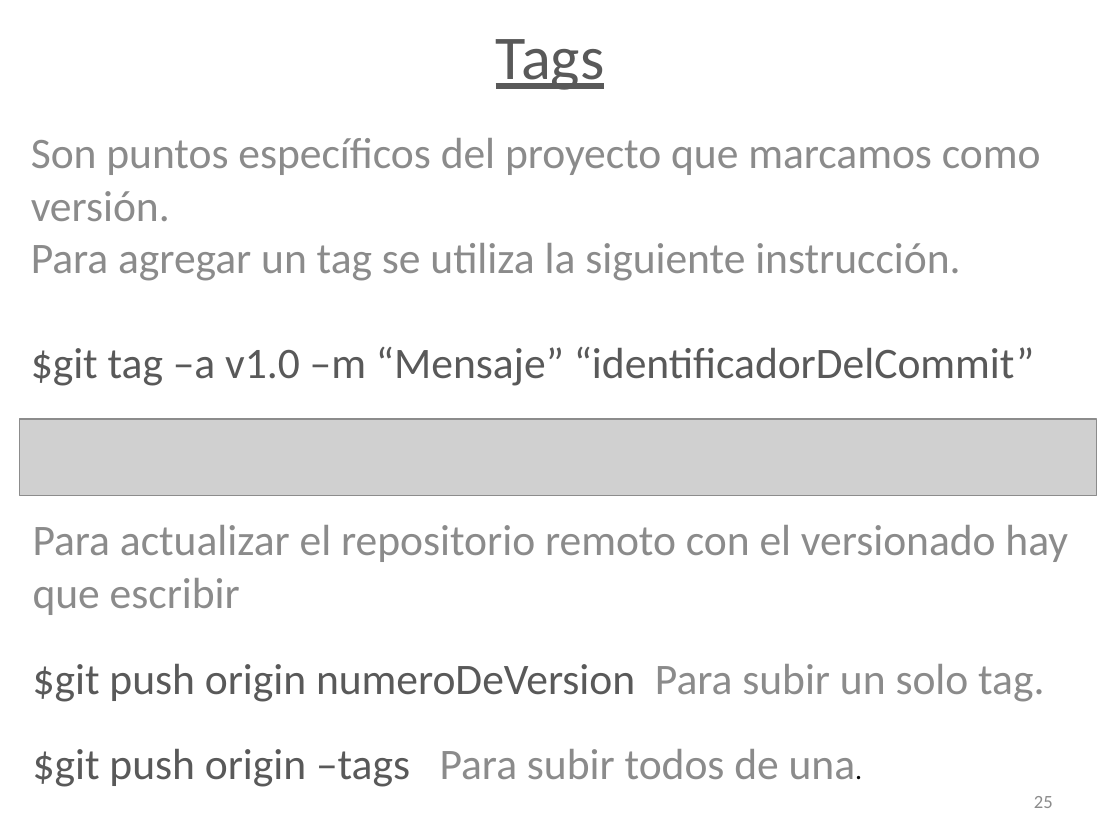
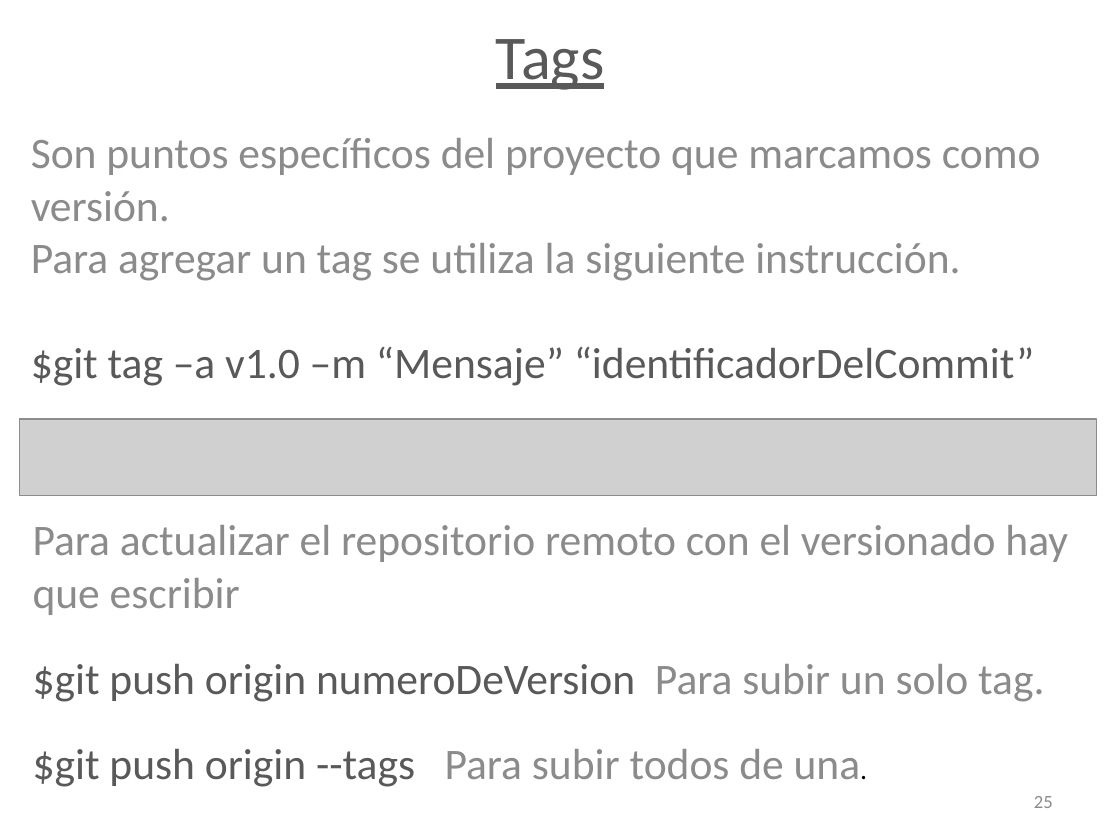
Before and after one commit to juanjomac/Profesorado, a slide deck: slide 25 of Sistema de Control de Versión Git.pptx. Drawn at 1120x840 pixels with LibreOffice and Linux fonts; fonts in the diff are those of the drawing; grey boxes stand for pictures. Boxes give left, top, right and bottom in pixels: in the first picture for what was removed or moved away, otherwise in the second. Text is boxed around its words. In the diff, an @@ line names an element or a change of style, - is before the commit and + after.

```diff
--- a/Sistema de Control de Versión Git.pptx
+++ b/Sistema de Control de Versión Git.pptx
@@ text at (33, 748, 861, 787): text changed @@
-$git push origin –tags Para subir todos de una.
+$git push origin --tags Para subir todos de una.
```
Also in this commit, not shown: 3 slides added.
